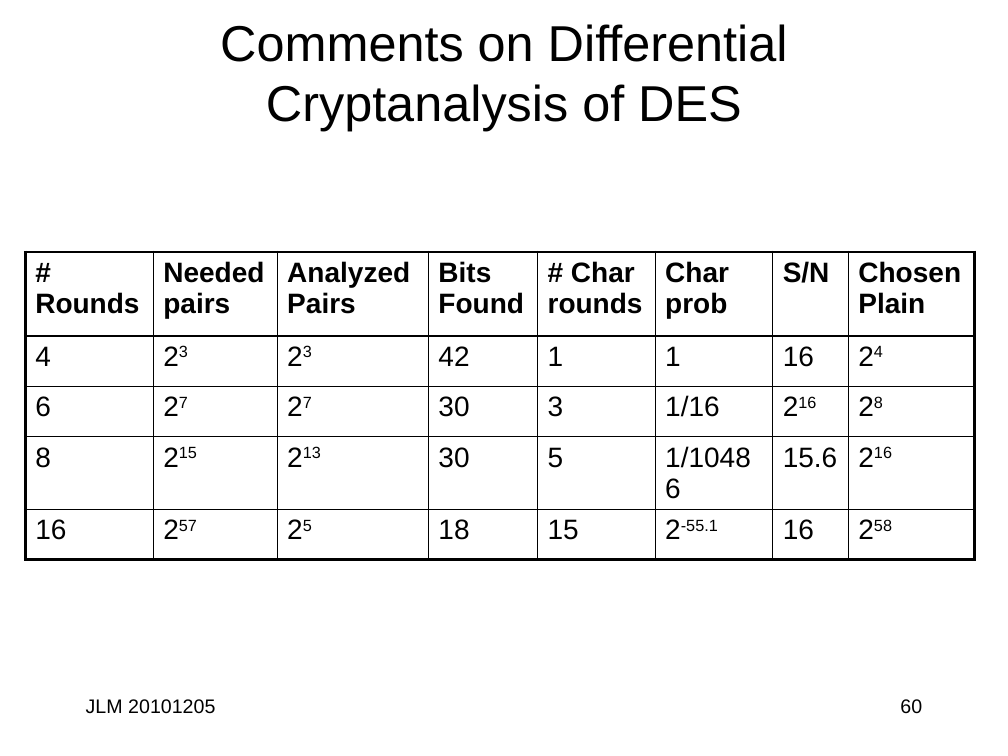
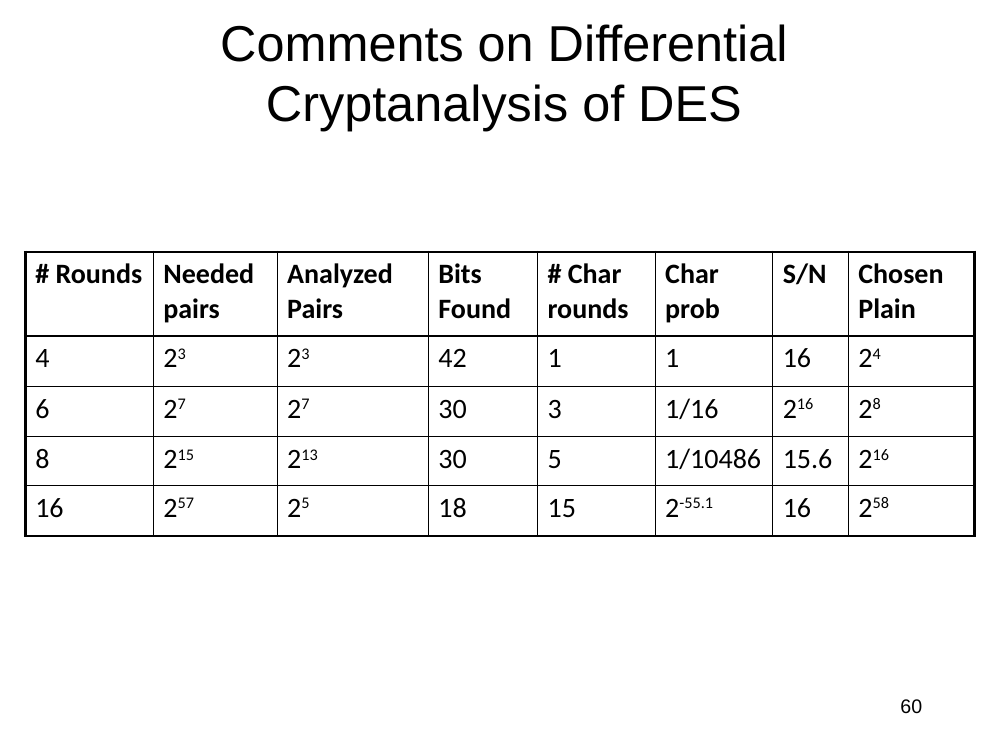
Before and after one commit to jlmucb/class_notes, a slide deck: slide 60 of BerkeleyClass/CS290Spring2013/Lectures/Cryptoclass3.pptx. Drawn at 1008x756 pixels with LibreOffice and Linux fonts; fonts in the diff are those of the drawing. Boxes give left, top, right and bottom in pixels: in the first picture for what was removed or moved away, otherwise in the second. Text is boxed around its words. In the diff, an @@ line names an element or a change of style, - is before the commit and + after.

```diff
--- a/BerkeleyClass/CS290Spring2013/Lectures/Cryptoclass3.pptx
+++ b/BerkeleyClass/CS290Spring2013/Lectures/Cryptoclass3.pptx
@@ table at (x1=25, y1=252, x2=975, y2=536) @@
@@ font Arial to Calibri @@
@@ text removed at (x1=86, y1=699, x2=215, y2=714) @@
-JLM 20101205
```
Also in this commit, not shown: 8 other slides changed, 1 other file.
